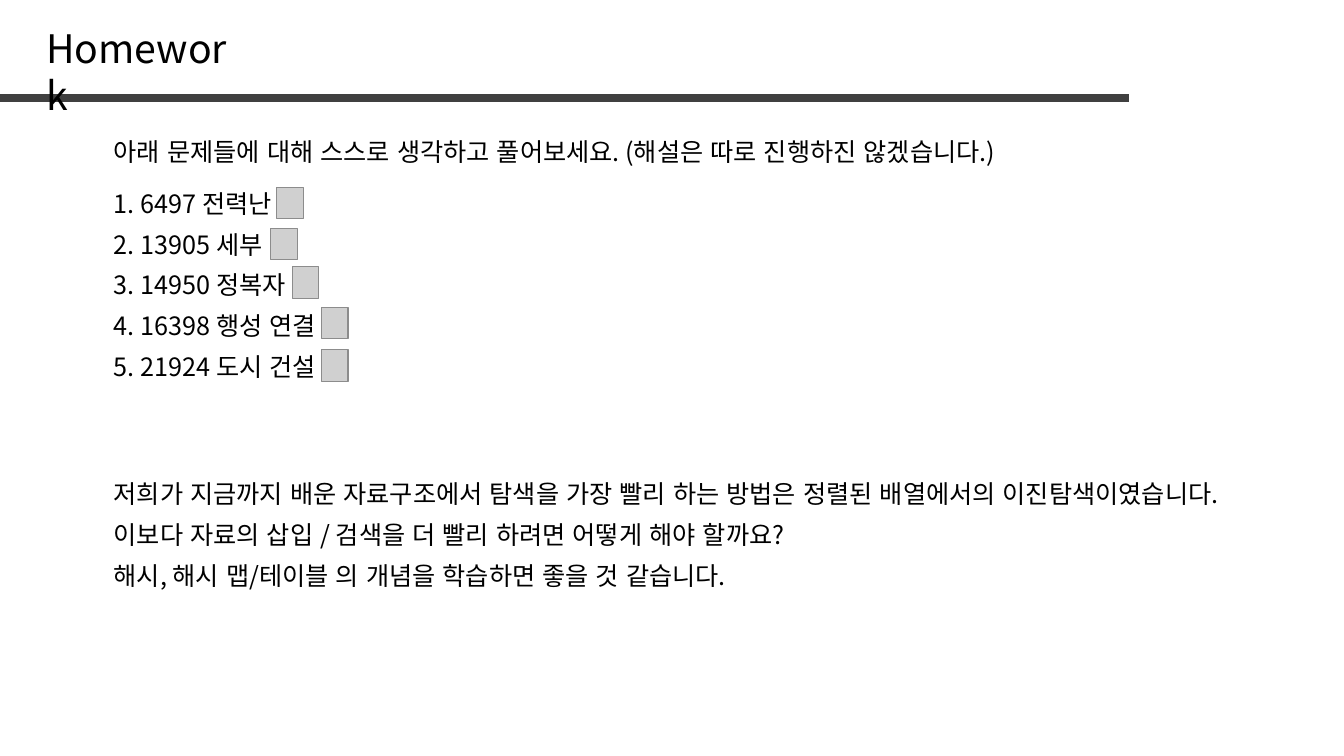
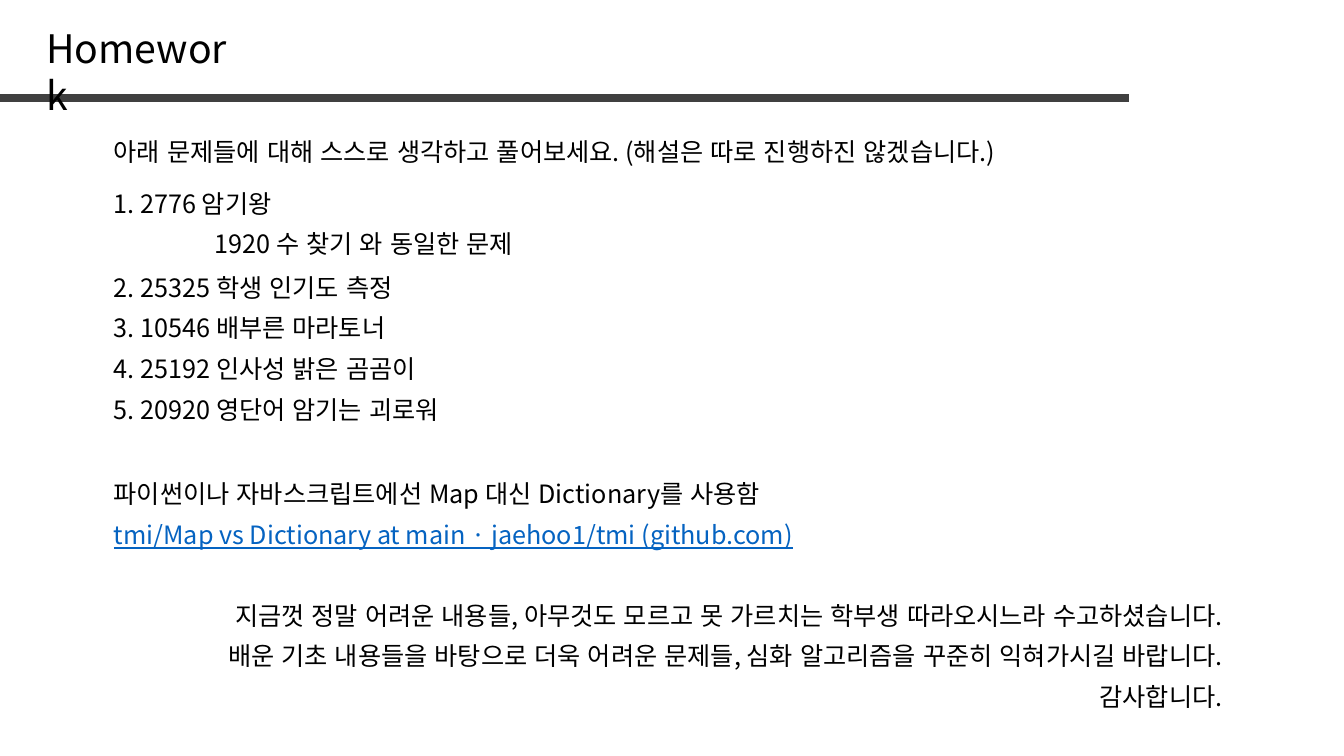
Before and after one commit to jaehoo1/PS-study, a slide deck: slide 25 of study/15_Hash Set, Hash Map.pptx (slide 15 before the commit). Drawn at 1344x756 pixels with LibreOffice and Linux fonts; fonts in the diff are those of the drawing; grey boxes stand for pictures. Boxes give left, top, right and bottom in pixels: in the first picture for what was removed or moved away, otherwise in the second. Text is boxed around its words. In the diff, an @@ line names an element or a change of style, - is before the commit and + after.

```diff
--- a/study/15_Hash Set, Hash Map.pptx
+++ b/study/15_Hash Set, Hash Map.pptx
@@ text at (114,192,272,215): text changed @@
-1. 6497 전력난
+1. 2776 암기왕
@@ picture removed at (277,188,303,219) @@
@@ text added at (215,232,513,255), 18 pt, text #000000 @@
+1920 수 찾기 와 동일한 문제
@@ picture removed at (271,229,297,260) @@
@@ picture removed at (292,267,319,298) @@
@@ text at (114,276,392,299): text changed @@
-2. 13905 세부
+2. 25325 학생 인기도 측정
@@ text at (114,316,386,339): text changed @@
-3. 14950 정복자
+3. 10546 배부른 마라토너
@@ picture removed at (322,308,348,339) @@
@@ text at (114,357,416,380): text changed @@
-4. 16398 행성 연결
+4. 25192 인사성 밝은 곰곰이
@@ picture removed at (322,350,348,381) @@
@@ text at (114,398,439,421): text changed @@
-5. 21924 도시 건설
+5. 20920 영단어 암기는 괴로워
@@ text at (114,482,761,509): text changed @@
-저희가 지금까지 배운 자료구조에서 탐색을 가장 빨리 하는 방법은 정렬된 배열에서의 이진탐색이였습니다.
+파이썬이나 자바스크립트에선 Map 대신 Dictionary를 사용함
@@ text at (114,523,793,550): text changed; text colour #000000 to #0563C1 @@
-이보다 자료의 삽입 / 검색을 더 빨리 하려면 어떻게 해야 할까요?
+tmi/Map vs Dictionary at main · jaehoo1/tmi (github.com)
@@ text removed at (114,564,726,590) @@
-해시, 해시 맵/테이블 의 개념을 학습하면 좋을 것 같습니다.
@@ text added at (235,604,1222,630), 18 pt, text #000000 @@
+지금껏 정말 어려운 내용들, 아무것도 모르고 못 가르치는 학부생 따라오시느라 수고하셨습니다.
@@ text added at (228,644,1223,670), 18 pt, text #000000 @@
+배운 기초 내용들을 바탕으로 더욱 어려운 문제들, 심화 알고리즘을 꾸준히 익혀가시길 바랍니다.
@@ text added at (1100,685,1223,708), 18 pt, text #000000 @@
+감사합니다.
```
Also in this commit, not shown: 10 slides added.
